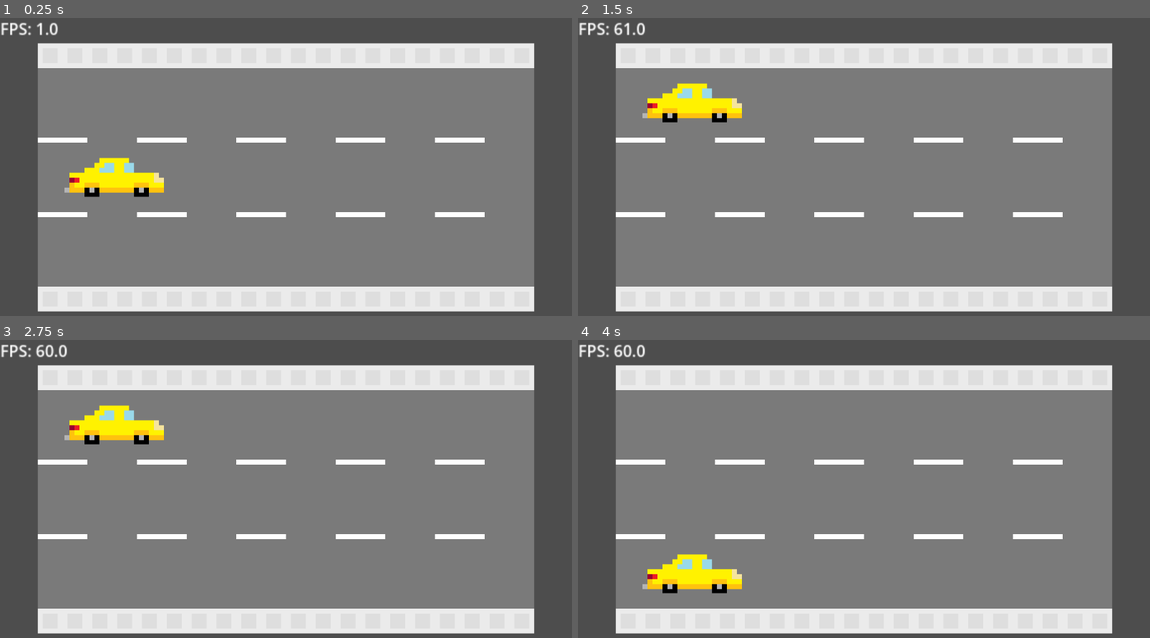
Above: before the commit, frames 1-4 (two rows, left to right).
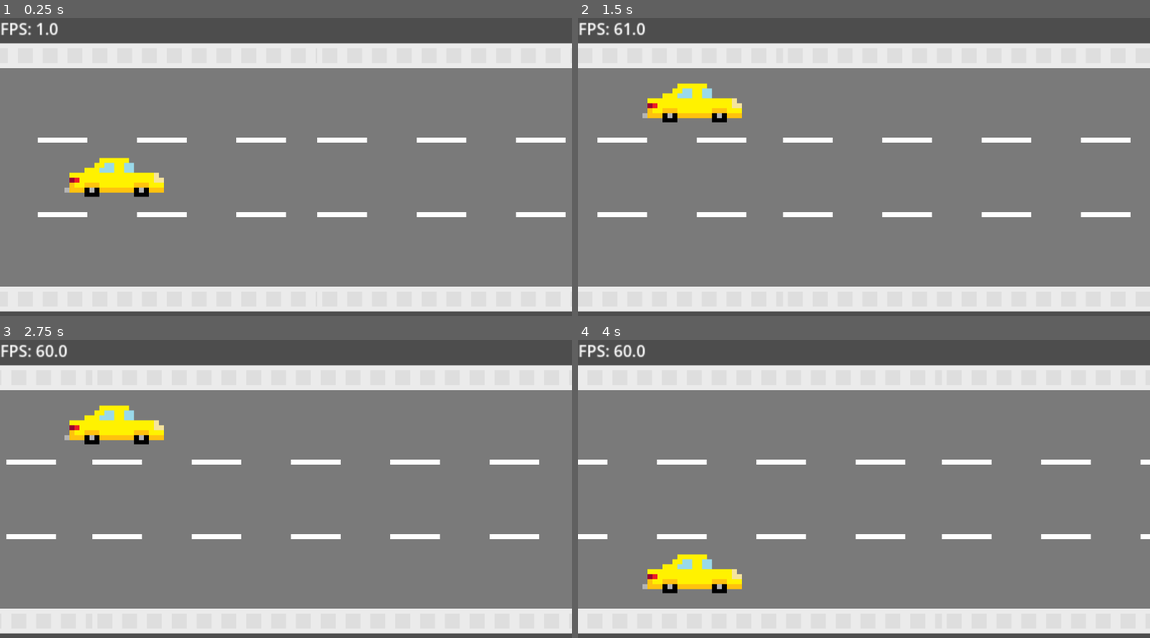
Above: after the commit, the same moments.

Repository: DevEhanTariq/first-game
Game: Godot game, scene res://level.tscn
The game is run twice, just before and just after one commit, with the same random seed, the same clock (stepped at 60 frames per second) and the same inputs.
Inputs:
- Up to frame 1 (0.25 s): no input
- Up to frame 2 (1.5 s): hold W (up) 0.53-1.28 s; hold S (down) from 1.28 s (still down)
- Up to frame 3 (2.75 s): release S (down) at 2.03 s; hold W (up) from 2.03 s (still down)
- Up to frame 4 (4 s): release W (up) at 3.53 s; hold S (down) from 3.53 s (still down)

The runs differ from the first frame. In frame 1, 13% of the frame differs, in the area x 0-100%, y 8-99%; in frame 2, 14%; in frame 3, 15%; in frame 4, 14%.

Commit message:
Added infinite road generation
- Added a script attached to "Road" that moves the "Sprite2D"
- Added a script under the "Level" node to duplicate the road

Diff:
--- a/level.tscn
+++ b/level.tscn
@@ -1,16 +1,20 @@
 [gd_scene format=3 uid="uid://bbjqqjmee6a1o"]
 
+[ext_resource type="Script" uid="uid://b16i4suonajoc" path="res://roadGen.gd" id="1_f2txt"]
 [ext_resource type="Texture2D" uid="uid://c3ho1c011kbbp" path="res://Assets/Road.png" id="1_u52ul"]
+[ext_resource type="Script" uid="uid://bbyyxppy7obu1" path="res://roadMovment.gd" id="2_0b4ue"]
 [ext_resource type="PackedScene" uid="uid://d038k4uvwogdj" path="res://player.tscn" id="2_vonw3"]
 [ext_resource type="Script" uid="uid://cts3b8c76wtlx" path="res://label.gd" id="3_oi3di"]
 
 [node name="Level" type="Node2D" unique_id=1753858453]
+script = ExtResource("1_f2txt")
 
 [node name="Road" type="Sprite2D" parent="." unique_id=259059565]
 texture = ExtResource("1_u52ul")
+script = ExtResource("2_0b4ue")
 
-[node name="Player" parent="." unique_id=682621535 instance=ExtResource("2_vonw3")]
-position = Vector2(-400, 0)
+[node name="Camera2D" type="Camera2D" parent="." unique_id=897658622]
+zoom = Vector2(0.5, 0.5)
 
 [node name="Label" type="Label" parent="." unique_id=1745106174]
 offset_left = -1151.0
@@ -20,5 +24,6 @@
 scale = Vector2(4, 4)
 script = ExtResource("3_oi3di")
 
-[node name="Camera2D" type="Camera2D" parent="." unique_id=897658622]
-zoom = Vector2(0.5, 0.5)
+[node name="Player" parent="." unique_id=682621535 instance=ExtResource("2_vonw3")]
+top_level = true
+position = Vector2(-400, 0)
--- /dev/null
+++ b/roadGen.gd
@@ -0,0 +1,38 @@
+extends Node2D
+
+var allowRoad = true
+var defaultPos = 2000
+var roadLength = 2000
+var road = 0
+
+var new_road: Sprite2D
+
+func delete_after_delay(node: Node, delay: float):
+	await get_tree().create_timer(delay).timeout
+	if is_instance_valid(node):
+		node.queue_free()
+
+func spawn_road():
+	if allowRoad:
+		allowRoad = false
+		new_road = $Road.duplicate()
+		add_child(new_road)
+		new_road.position = Vector2((defaultPos + (roadLength*road))-500, 0)
+		delete_after_delay(new_road, 5.0)
+
+# Called when the node enters the scene tree for the first time.
+func _ready() -> void:
+	pass # Replace with function body.
+
+
+# Called every frame. 'delta' is the elapsed time since the previous frame.
+func _process(_float):
+	spawn_road()
+	var latestRoadPos = new_road.position[0]
+	if latestRoadPos <= (roadLength):
+		allowRoad = true
+		road = 0
+		spawn_road()
+		allowRoad = true
+		road = 1
+		spawn_road()
--- /dev/null
+++ b/roadMovment.gd
@@ -0,0 +1,12 @@
+extends Sprite2D
+
+@export var speed = 1600
+
+# Called when the node enters the scene tree for the first time.
+func _ready() -> void:
+	pass
+
+
+# Called every frame. 'delta' is the elapsed time since the previous frame.
+func _process(delta: float) -> void:
+	position.x -= speed * delta
Not shown, added: roadGen.gd.uid
Not shown, added: roadMovment.gd.uid
